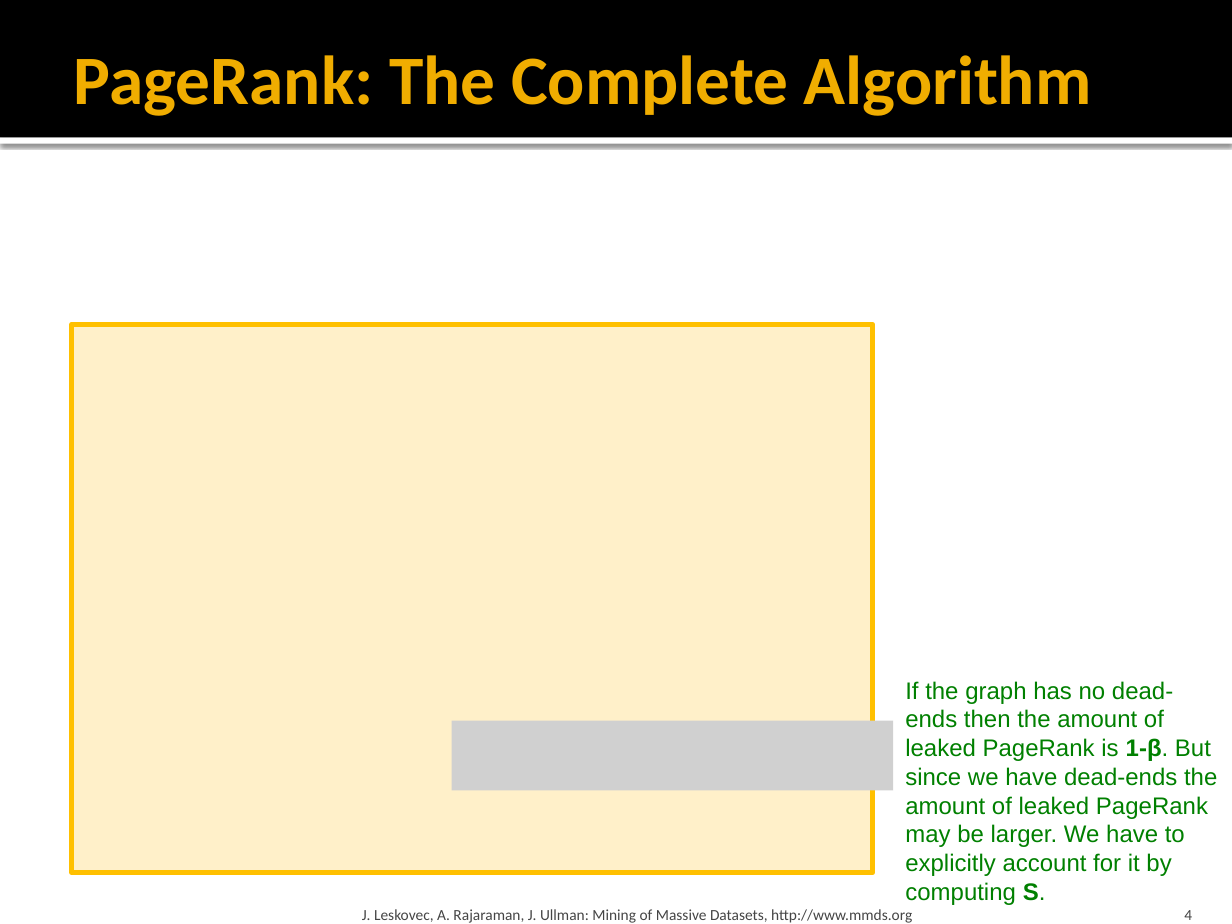
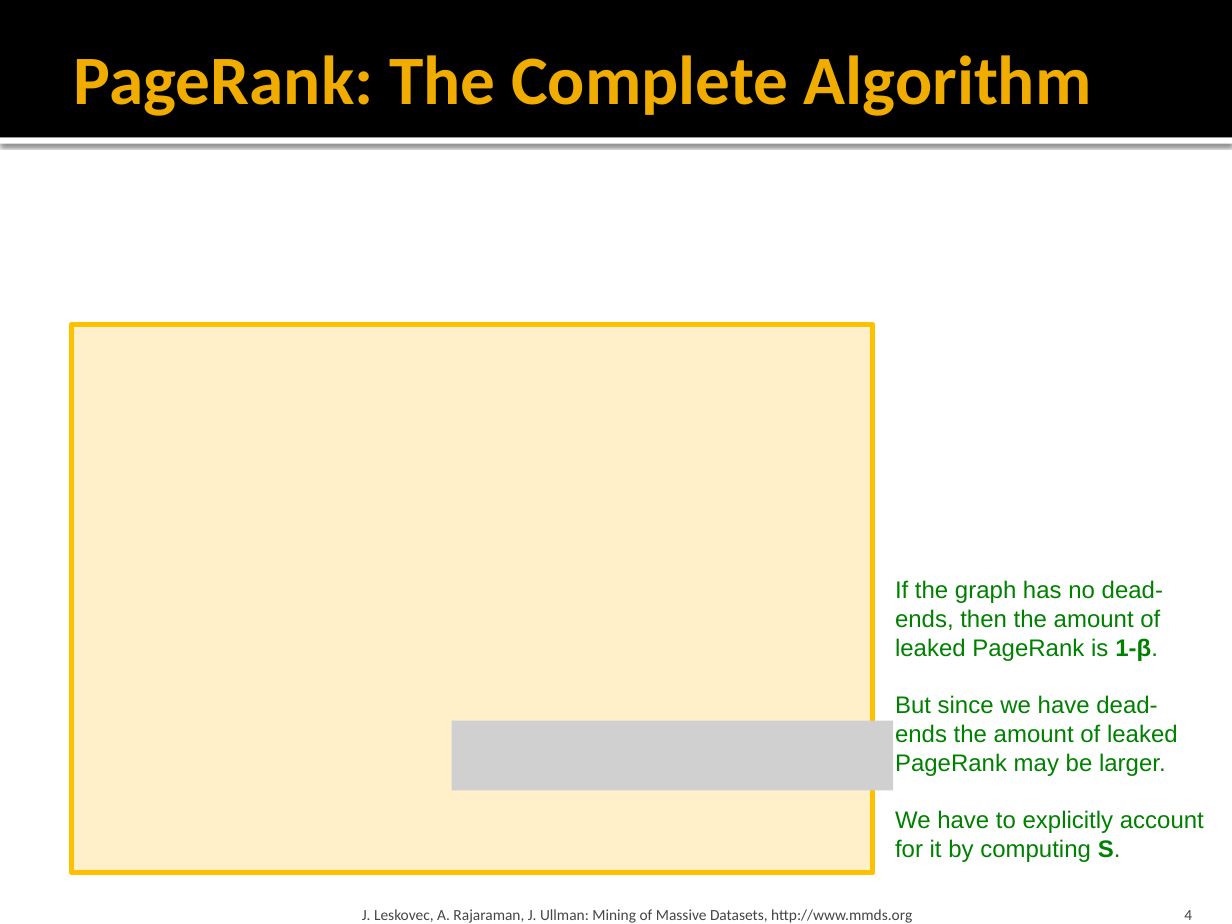
Before and after one commit to chriswjh/chriswjh.github.io, a slide deck: slide 4 of BDM/05-linkanalysis2.pptx. Drawn at 1232x924 pixels with LibreOffice and Linux fonts; fonts in the diff are those of the drawing; grey boxes stand for pictures. Boxes give left, top, right and bottom in pixels: in the first picture for what was removed or moved away, otherwise in the second. Text is boxed around its words. In the diff, an @@ line names an element or a change of style, - is before the commit and + after.

```diff
--- a/BDM/05-linkanalysis2.pptx
+++ b/BDM/05-linkanalysis2.pptx
@@ text at bbox=[895, 580, 1204, 862]: text changed @@
-If the graph has no dead-ends then the amount of leaked PageRank is 1-β. But since we have dead-ends the amount of leaked PageRank may be larger. We have to explicitly account for it by computing S.
+If the graph has no dead-ends, then the amount of leaked PageRank is 1-β.
+But since we have dead-ends the amount of leaked PageRank may be larger.
+We have to explicitly account for it by computing S.
```
Also in this commit, not shown: 2 other slides changed, 9 other files.
